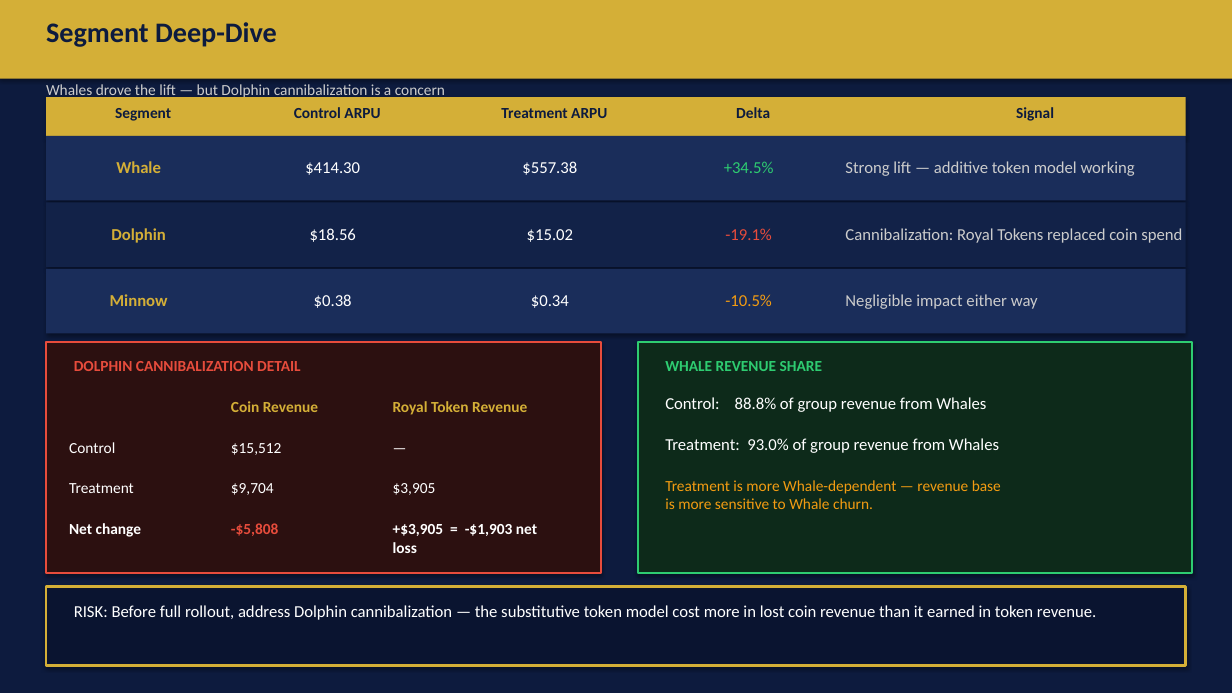
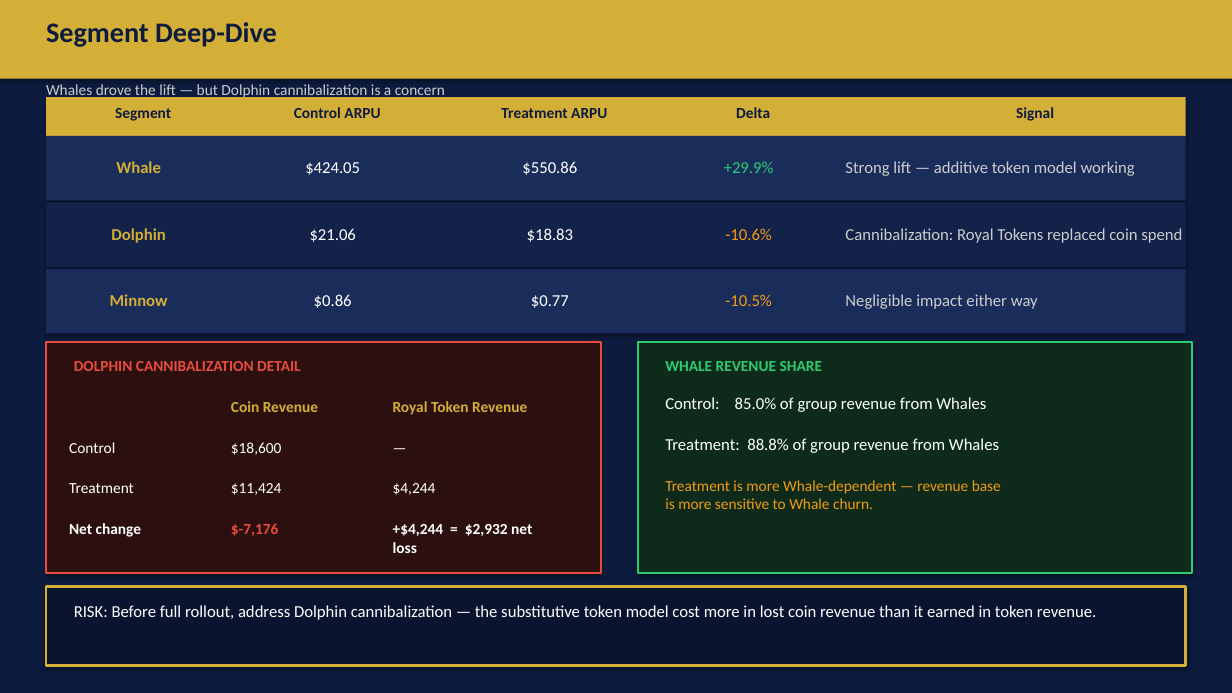
Before and after one commit to DannyEzersky/royal-flush-casino, a slide deck: slide 6 of exports/royal_spin_ab_test.pptx. Drawn at 1232x693 pixels with LibreOffice and Linux fonts; fonts in the diff are those of the drawing. Boxes give left, top, right and bottom in pixels: in the first picture for what was removed or moved away, otherwise in the second. Text is boxed around its words. In the diff, an @@ line names an element or a change of style, - is before the commit and + after.

```diff
--- a/exports/royal_spin_ab_test.pptx
+++ b/exports/royal_spin_ab_test.pptx
@@ text at <box>305,162,360,175</box>: text changed @@
-$414.30
+$424.05
@@ text at <box>522,161,577,175</box>: text changed @@
-$557.38
+$550.86
@@ text at <box>724,161,774,173</box>: text changed @@
-+34.5%
++29.9%
@@ text at <box>310,228,356,242</box>: text changed @@
-$18.56
+$21.06
@@ text at <box>527,228,573,242</box>: text changed @@
-$15.02
+$18.83
@@ text at <box>725,228,772,240</box>: text changed; text colour #E74C3C to #F39C12 @@
--19.1%
+-10.6%
@@ text at <box>314,294,352,308</box>: text changed @@
-$0.38
+$0.86
@@ text at <box>531,295,569,308</box>: text changed @@
-$0.34
+$0.77
@@ text at <box>665,397,986,412</box>: text changed @@
-Control: 88.8% of group revenue from Whales
+Control: 85.0% of group revenue from Whales
@@ text at <box>231,442,282,455</box>: text changed @@
-$15,512
+$18,600
@@ text at <box>665,438,999,453</box>: text changed @@
-Treatment: 93.0% of group revenue from Whales
+Treatment: 88.8% of group revenue from Whales
@@ text at <box>231,483,282,495</box>: text changed @@
-$9,704
+$11,424
@@ text at <box>393,483,436,495</box>: text changed @@
-$3,905
+$4,244
@@ text at <box>231,523,279,536</box>: text changed @@
--$5,808
+$-7,176
@@ text at <box>393,524,532,553</box>: text changed @@
-+$3,905 = -$1,903 net loss
++$4,244 = $2,932 net loss
```
Also in this commit, not shown: 7 other slides changed, 9 other files.
